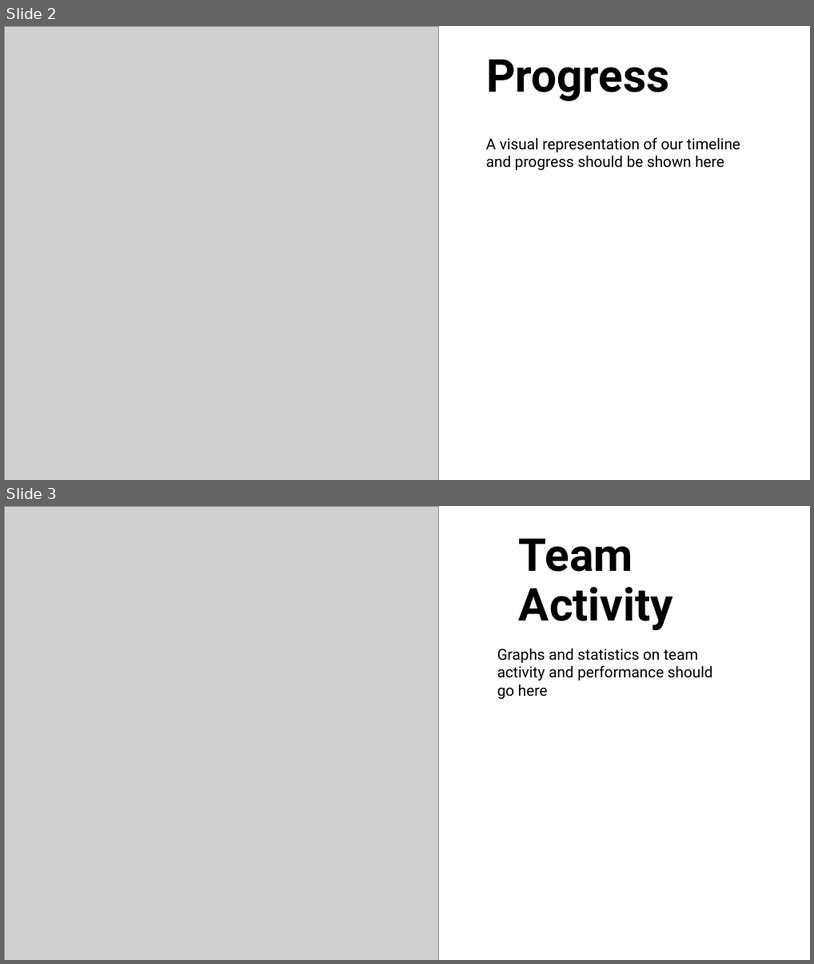
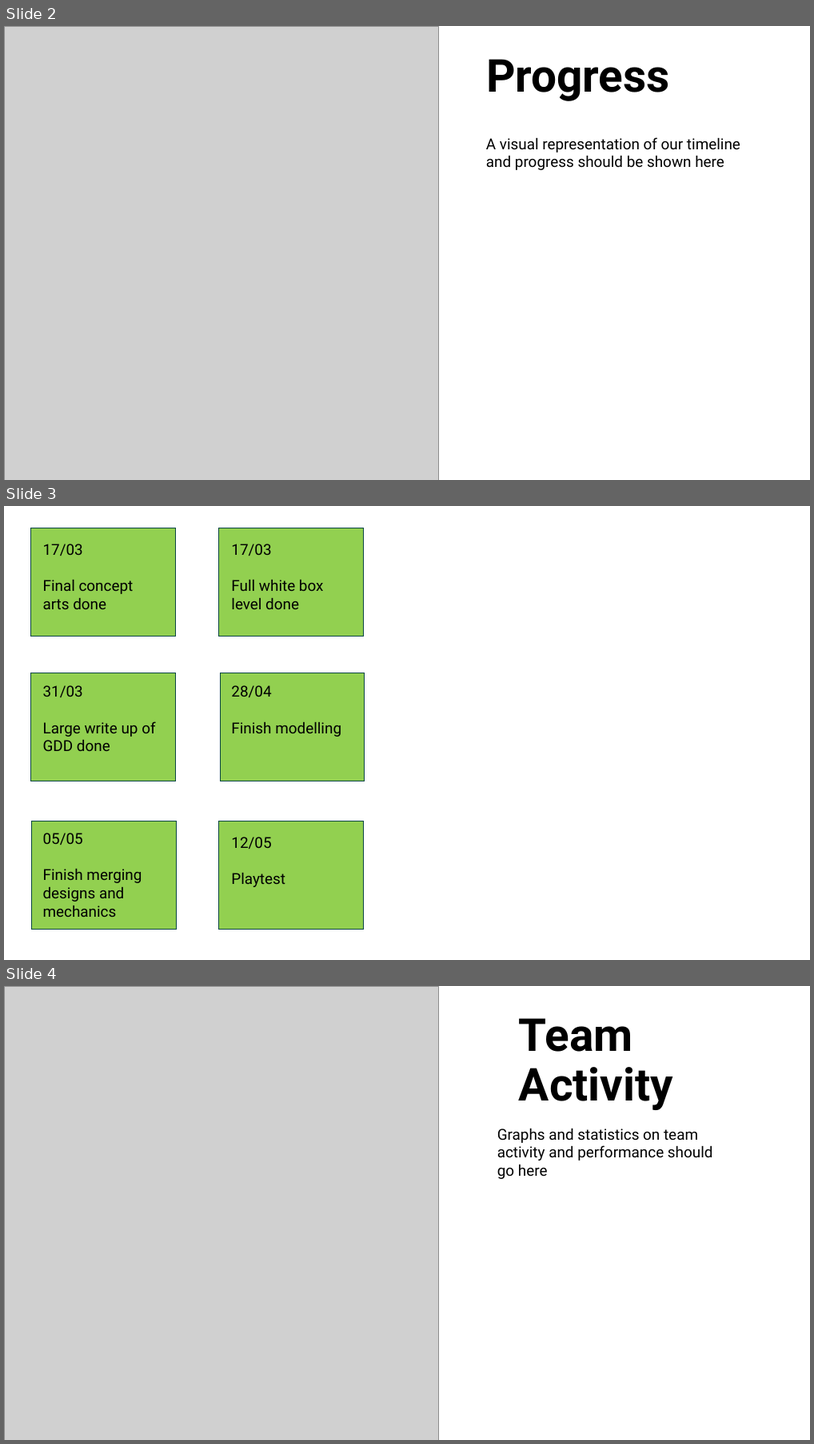
Before and after one commit to Toby-Withers/GSP-Team-B, a slide deck: Weekly Reports/Weekly Report Template.pptx. Shown one above the other, each under a label of ours: slides 2 and 3 before the commit, slides 2, 3 and 4 after it. The pictures are 814x964 and 814x1444 pixels, drawn with LibreOffice and Linux fonts; fonts in the diff are those of the drawing; grey boxes stand for pictures; background and template pictures are left out. Boxes give left, top, right and bottom in pixels: in the first picture for what was removed or moved away, otherwise in the second. Text is boxed around its words. In the diff, an @@ line names an element or a change of style, - is before the commit and + after.

```diff
--- a/Weekly Reports/Weekly Report Template.pptx
+++ b/Weekly Reports/Weekly Report Template.pptx
@@ slide 3 added at (4,506,810,960), background picture (left out) @@
@@ rectangle added at (31,528,176,636), fill #92D050, outline #0A4443 1 pt @@
@@ rectangle added at (218,528,363,636), fill #92D050, outline #0A4443 1 pt @@
@@ text added at (43,544,134,609), 18 pt, text #000000 @@
+17/03
+Final concept arts done
@@ text added at (231,544,324,609), 18 pt, text #000000 @@
+17/03
+Full white box level done
@@ title added at (498,565,794,795), 58 pt, text #FFFFFF, bold @@
+Key Milestones
@@ rectangle added at (31,673,176,780), fill #92D050, outline #0A4443 1 pt @@
@@ rectangle added at (220,673,365,780), fill #92D050, outline #0A4443 1 pt @@
@@ text added at (43,685,155,751), 18 pt, text #000000 @@
+31/03
+Large write up of GDD done
@@ text added at (231,685,342,736), 18 pt, text #000000 @@
+28/04
+Finish modelling
@@ rectangle added at (32,820,177,928), fill #92D050, outline #0A4443 1 pt @@
@@ text added at (43,832,142,916), 18 pt, text #000000 @@
+05/05
+Finish merging designs and mechanics
@@ rectangle added at (218,820,363,928), fill #92D050, outline #0A4443 1 pt @@
@@ text added at (231,836,286,887), 18 pt, text #000000 @@
+12/05
+Playtest
@@ what was slide 3 is now slide 4 @@
```
Also in this commit, not shown: 3 other files.
